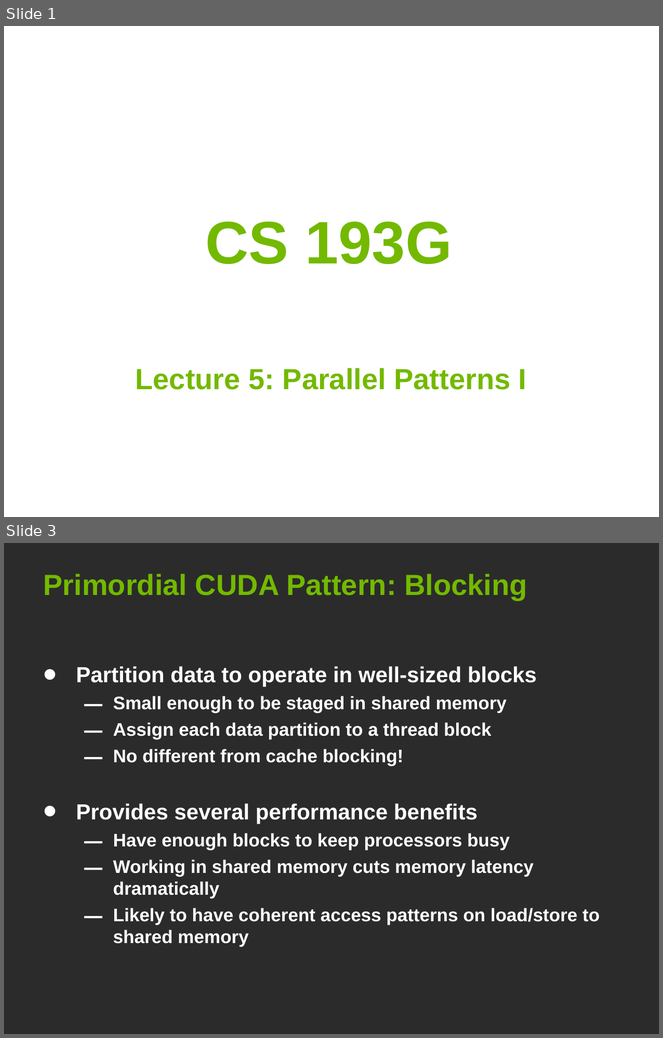
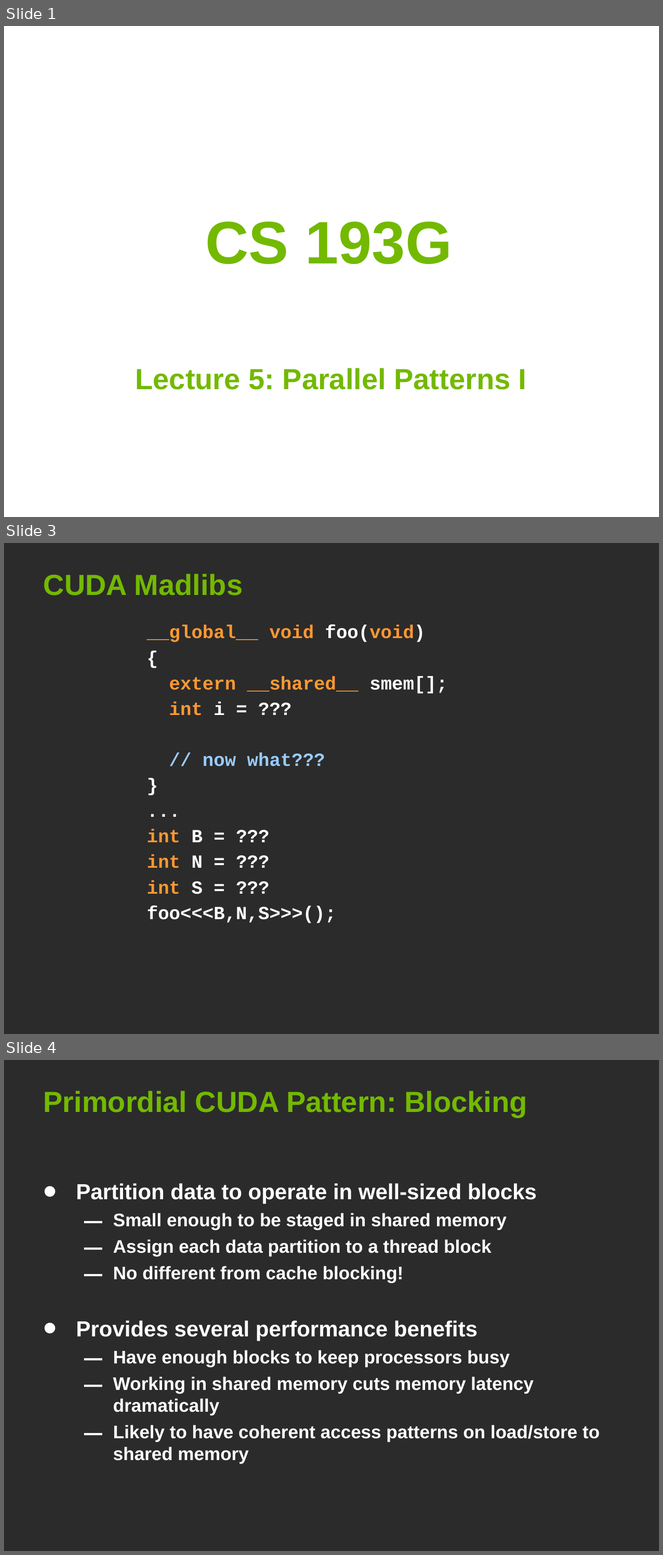
Before and after one commit to leofang/stanford-cs193g-sp2010, a slide deck: trunk/lectures/lecture_6/parallel_patterns_1.ppt. Shown one above the other, each under a label of ours: slides 1 and 3 before the commit, slides 1, 3 and 4 after it; the slides between them are not shown. The pictures are 663x1038 and 663x1555 pixels, drawn with LibreOffice and Linux fonts; fonts in the diff are those of the drawing; background and template pictures are left out; a plain dark background stands for a picture behind light text. Boxes give left, top, right and bottom in pixels: in the first picture for what was removed or moved away, otherwise in the second. Text is boxed around its words. In the diff, an @@ line names an element or a change of style, - is before the commit and + after.

```diff
--- a/trunk/lectures/lecture_6/parallel_patterns_1.ppt
+++ b/trunk/lectures/lecture_6/parallel_patterns_1.ppt
@@ slide 3 added at bbox=[4, 543, 659, 1034], background picture (left out) @@
@@ title added at bbox=[44, 574, 243, 596], 32 pt, text #73B900, bold @@
+CUDA Madlibs
@@ text added at bbox=[147, 625, 448, 924], 20.4 pt, text #FFFFFF, bold @@
+__global__ void foo(void)
+{
+extern __shared__ smem[];
+int i = ???
+// now what???
+}
+...
+int B = ???
+int N = ???
+int S = ???
+foo<<<B,N,S>>>();
@@ what was slide 3 is now slide 4 @@
```
Also in this commit, not shown: 9 slides changed.
